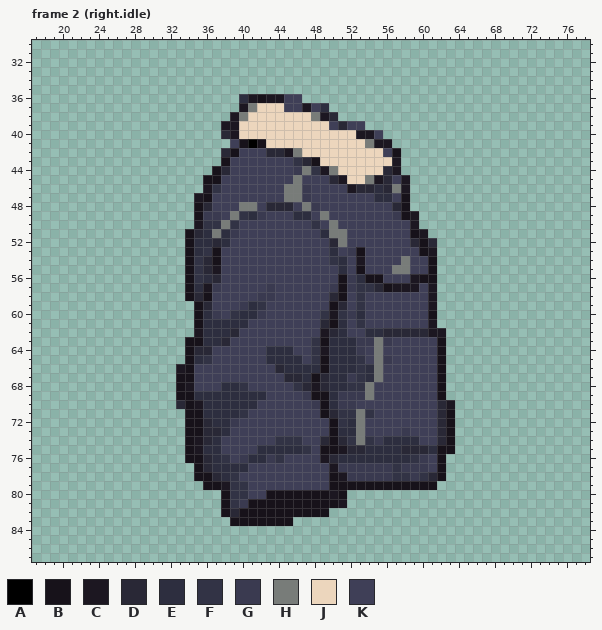
Pixel-art file, stored at assets/source/characters/player-r01/editable/top.center-jacket.aseprite. Above, as it was before the edit.
96x144 pixels, 4 frames. Colours within 5 levels of each other are drawn and written as one. Shown: frame 2 (right.idle): x 17..78, y 30..87. The commit also changed other frames, which this record leaves out.
Palette (. is transparent): A #000000  B #17121a  C #1c1721  D #292836  E #2d2e3f  F #323345  G #3a3a50  H #787c79  J #ecd6bd  K #3f3f57
Pixels before, frame 2 (right.idle) (only the part around the change), first column x 29:
30 ......................................
31 ......................................
32 ......................................
33 ......................................
34 ......................................
35 ......................................
36 ...........ECBCCKK....................
37 ...........CHJJJKKCKE.................
38 ..........CHJJJJJJJHCD................
39 .........CCJJJJJJJJJJKDKK.............
40 .........DCJJJJJJJJJJJJJCCK...........
41 ..........KBABJJJJJJJJJJJHCC..........
42 .........DBKKKDDCHJJJJJJJJJKB.........
43 .........BKKKKKKKFDBJJJJJJJJC.........
44 ........BDKKKKKKKGHFCHJJJJJDC.........
45 .......BBKKKKKKKKHKKKDCJJHCDKC........
46 .......CFKKKKKKKHHGKKKKCDDEDHC........
47 ......CBKKKKKKKKHHGKKKKKKKEEKB........
48 ......BDKKKHHKDDDKHGKKKKKKKKDB........
49 ......BGGKHFEGKKKEEKHKKKKKKKGBC.......
50 ......CFFHFKKKKKKKKFKHKKKKKKKKC.......
51 .....BDEHEGKKKKKKKKKEHHKKKKKKKBC......
52 .....BEEDEKKKKKKKKKKKDHKKKKKKKDBD.....
53 .....BEFBKKKKKKKKKKKKEKGBKKKKKKBC.....
54 .....BFDBKKKKKKKKKKKKFEKCKKKKHKKB.....
55 .....BFDCKKKKKKKKKKKKKEKBKKKHHKKB.....
56 .....BFEDKKKKKKKKKKKKKBGEBBKKKCBB.....
57 .....BECGKKKKKGKKKKKKGBGFFDBCCCKC.....
58 .....BDBKKKKKGGKKKKKKDBKFKKKKKKKC.....
59 ......BDKKKGEFKKKKKKKBDKFKKKKKKKC.....
60 ......BEGKFEEGKKKKKKFCFGEKKKKKKKB.....
61 ......BEEEEEKKKKKKKKDBEKFKKKKKKKC.....
62 ......CEEEDKKKKKKKKKCDEKKEEDDDDDCC....
63 .....BBEEDKKKKKKKKKFBEEEGGHGKKKKKB....
64 .....BDDKKKKKKEEEKKFCEEEGKHKKKKKKB....
65 .....BEFKKKKKKEEEEKFBEEEFKHGKKKKKB....
66 ....CBKKKKKKKKKDEEEEBEEEFEHKKKKKKB....
67 ....BBKKKKKKKKKKDDEBDEEGFEHKKKKKKB....
68 ....BCKKKEEFKKKKKFDCDEEFFHKKKKKKKB....
69 ....BBEEEEEEEEKKKKGBBEGGGHKKKKKKKB....
70 ....DBCEEEEEEKKKKKKGBEGGKKKKKKKKKDC...
71 .....BBEEEEFKKKKKKKKBDFFHFKKKKKKKDB...
72 .....BBDEEGKKKKKKKKKKBFEHKKKKKKKKDB...
73 .....BBDDEKKKKKKKKKKKBEEHKKKKGKKKDB...
74 .....BCDEKKKKKKFFFKKDBDFHFGEEEEKKDB...
75 .....BCEEKKKKEEEEEFKBBCDDEEEEDDDEBB...
76 .....BBDEFKGEEGFKKKKCDEEEEEEEEFGKB....
77 ......BDEEEEKKKKKKKKKCGGGGGGFGGGKB....
78 ......BBDEFKKKKKKKKKKBCGGGGGFFGFDB....
79 .......BBCFFKKKKKKKKKBBBBBBBBBBBB.....
80 .........BFFKKBBBBBBBCB...............
81 .........BFGBBBBBBBBBBC...............
82 .........BDBBBBBBBBBB.................
83 ..........BBBBBBB.....................
84 ......................................
85 ......................................
86 ......................................
87 ......................................
After:
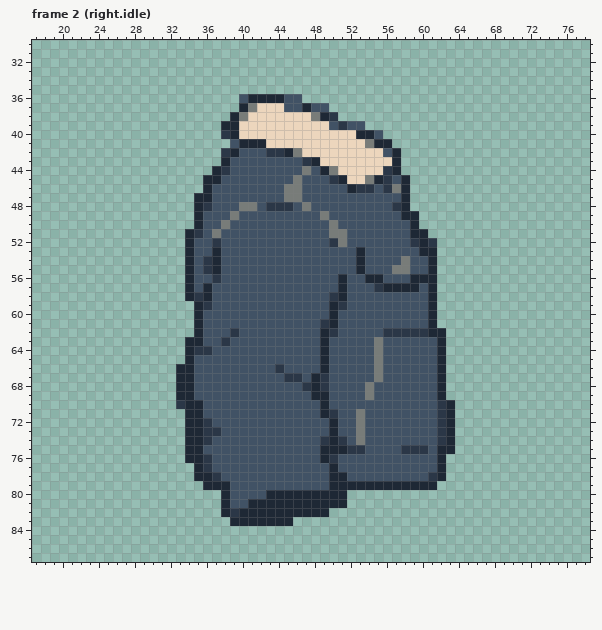
Change:
colour B: #17121a -> #1e2835
colour D: #292836 -> #2b3747
colour K: #3f3f57 -> #415265
Changed rows in their new state; - is a pixel that keeps its letter.
Frame 2 (right.idle):
first column x 33:
36 -------KB-BB-------------------
37 -------B------B-K--------------
38 ------B---------B--------------
39 -----BB------------------------
40 ------B-------------BB---------
41 --------B-------------BB-------
42 ------------B------------------
43 -------------K----------B------
44 -------------K-KB-------B------
45 ------------------B---B--B-----
46 ---BK---------K----B--K--B-----
47 --B-----------K-------KK-------
48 ---------------K---------------
49 ---KK--KKK---KK---------K-B----
50 --BKK-K--------K----------B----
51 ---K-KK---------K----------B---
52 --KK-K-------------------------
53 --KK-------------K-K--------B--
54 --K--------------KK-B----------
55 --K-B-------------K------------
56 --KK---------------KK-----B----
57 --KBK-----K------K-KKK--BBB-B--
58 ---------KK---------K-------B--
59 -------KKK----------K-------B--
60 ---KK-KKKK------KBKKK----------
61 ---KKKKK----------K-K-------B--
62 --BKKK----------B-K--KK-----BB-
63 ---KK----------K-KKKKK-K-------
64 ----------KKK--KBKKKK----------
65 --KK------KKKK-K-KKKK--K-------
66 B-----------KKKK-KKKKK---------
67 --------------K--KKKKK---------
68 -B---KKK-----K-B-KKKK----------
69 --KKKKKKKK----K--KKKK----------
70 --BKKKKKK------K-KKK----------B
71 ---KKKKK----------KK-K---------
72 ----KKK-----------KK-----------
73 -----K------------KK-----K-----
74 --B-K------KKK-----K-KKKKKK----
75 --BKK----KKKKKK---B--KKKK---K--
76 ----KK-KKKKK----B-KKKKKKKKKK---
77 ----KKKK---------BKKKKKKKKKK---
78 -----KK-----------BKKKKKKKKK---
79 -----BKK-----------------------
80 ------KK---------B-------------
81 ------KK----------B------------
